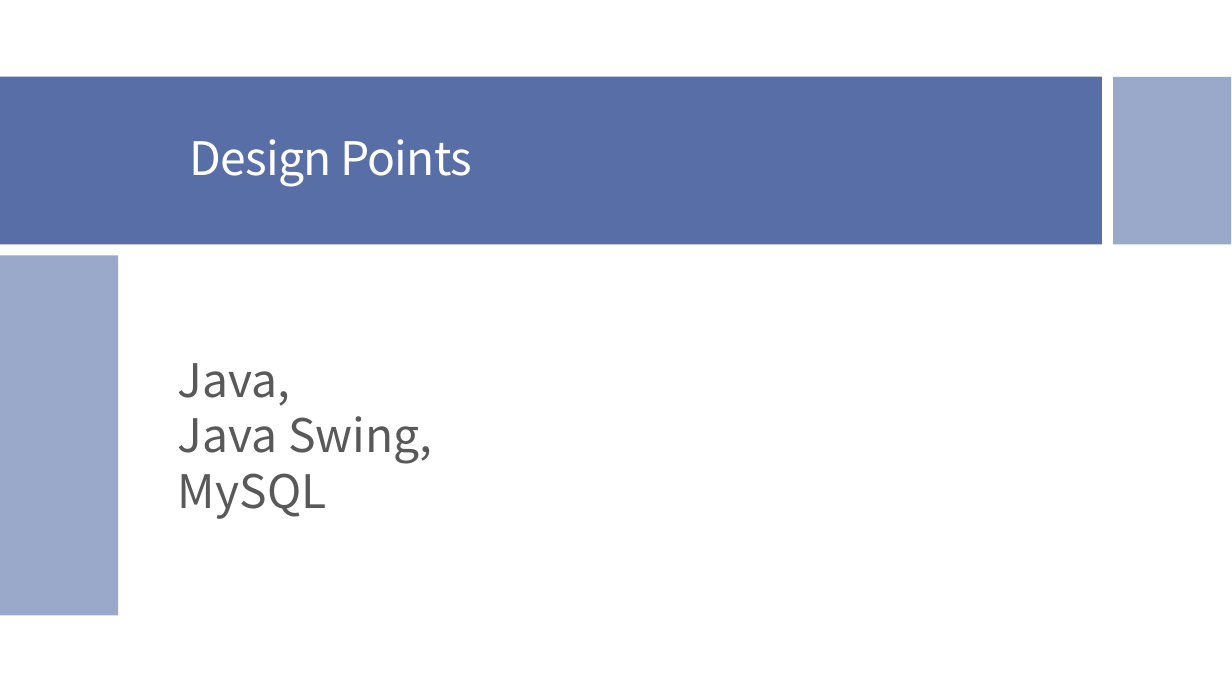
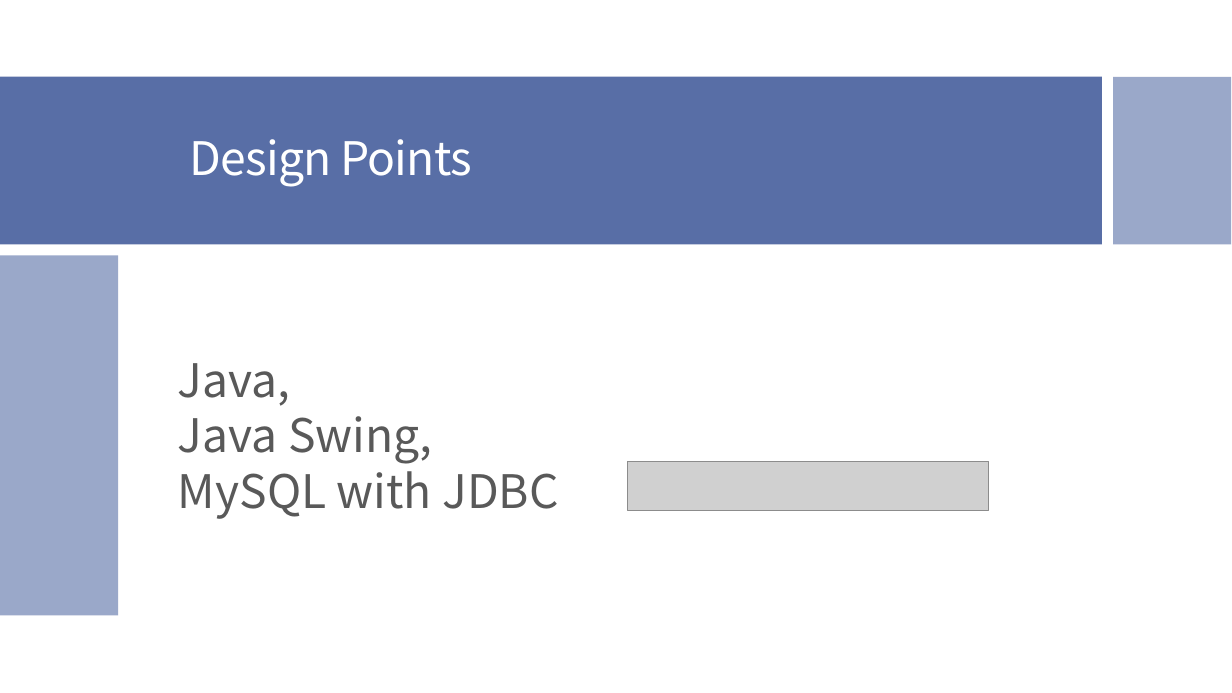
Before and after one commit to yangtong951019/Final-project-6200, a slide deck: slide 3 of Final-Project-Presentation Slides.pptx. Drawn at 1232x693 pixels with LibreOffice and Linux fonts; fonts in the diff are those of the drawing; grey boxes stand for pictures. Boxes give left, top, right and bottom in pixels: in the first picture for what was removed or moved away, otherwise in the second. Text is boxed around its words. In the diff, an @@ line names an element or a change of style, - is before the commit and + after.

```diff
--- a/Final-Project-Presentation Slides.pptx
+++ b/Final-Project-Presentation Slides.pptx
@@ text at [178,461,558,519]: text changed @@
-MySQL
+MySQL with JDBC
@@ picture added at [628,461,990,510] @@
```
Also in this commit, not shown: 54 other files.
